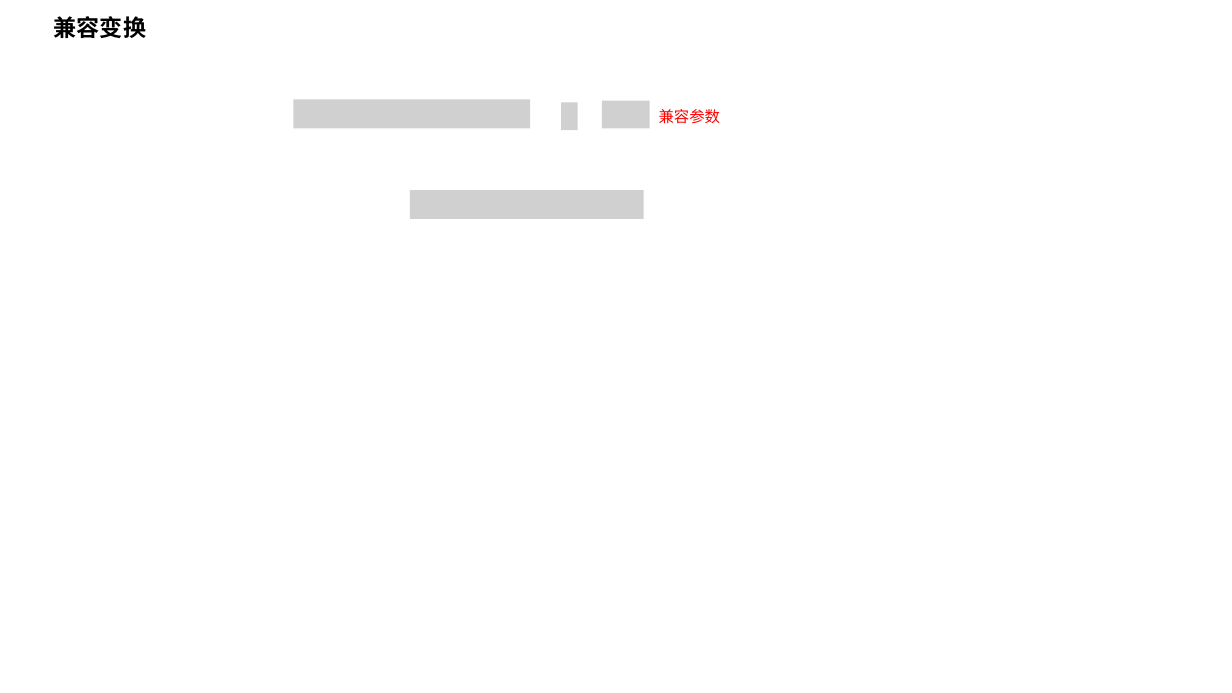
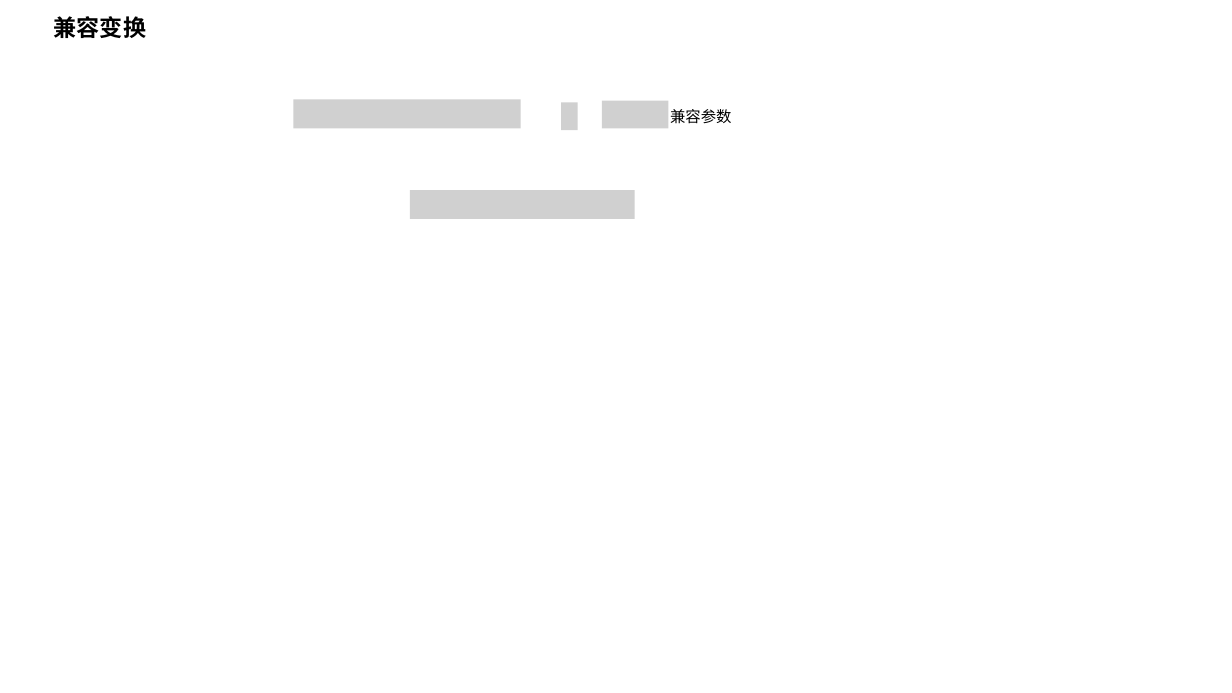
Before and after one commit to lmrshare/notes, a slide deck: slide 5 of papers/image-semantic-segmentation/mean_field.pptx (slide 4 before the commit). Drawn at 1232x693 pixels with LibreOffice and Linux fonts; fonts in the diff are those of the drawing; grey boxes stand for pictures. Boxes give left, top, right and bottom in pixels: in the first picture for what was removed or moved away, otherwise in the second. Text is boxed around its words. In the diff, an @@ line names an element or a change of style, - is before the commit and + after.

```diff
--- a/papers/image-semantic-segmentation/mean_field.pptx
+++ b/papers/image-semantic-segmentation/mean_field.pptx
@@ picture: place and size @@
-picture at bbox=[293, 100, 530, 128]
+picture at bbox=[293, 100, 520, 128]
@@ picture: place and size @@
-picture at bbox=[602, 101, 650, 128]
+picture at bbox=[602, 101, 668, 128]
@@ text "兼容参数": place and size @@
-text "兼容参数" at bbox=[659, 109, 721, 124]
+text "兼容参数" at bbox=[670, 109, 732, 124]
@@ text "兼容参数" at bbox=[670, 109, 732, 124]: text colour #FF0000 to #000000 @@
@@ picture: place and size @@
-picture at bbox=[410, 190, 644, 219]
+picture at bbox=[410, 190, 635, 219]
```
Also in this commit, not shown: 3 other slides changed, 16 slides added.
